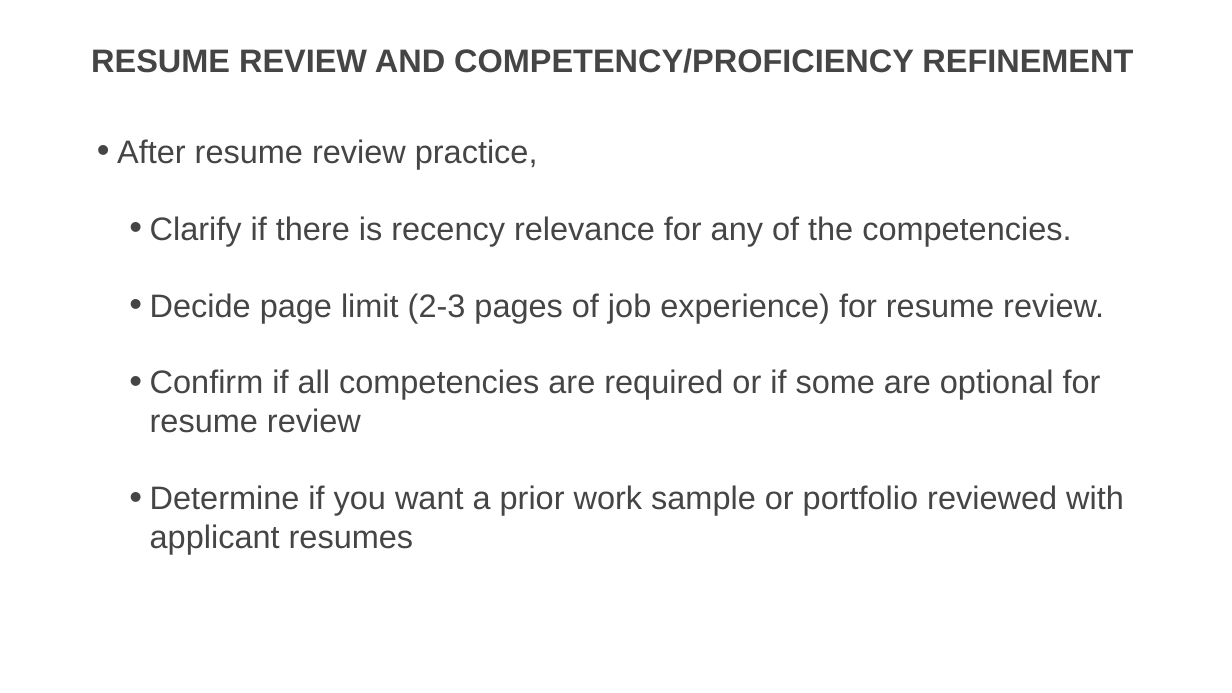
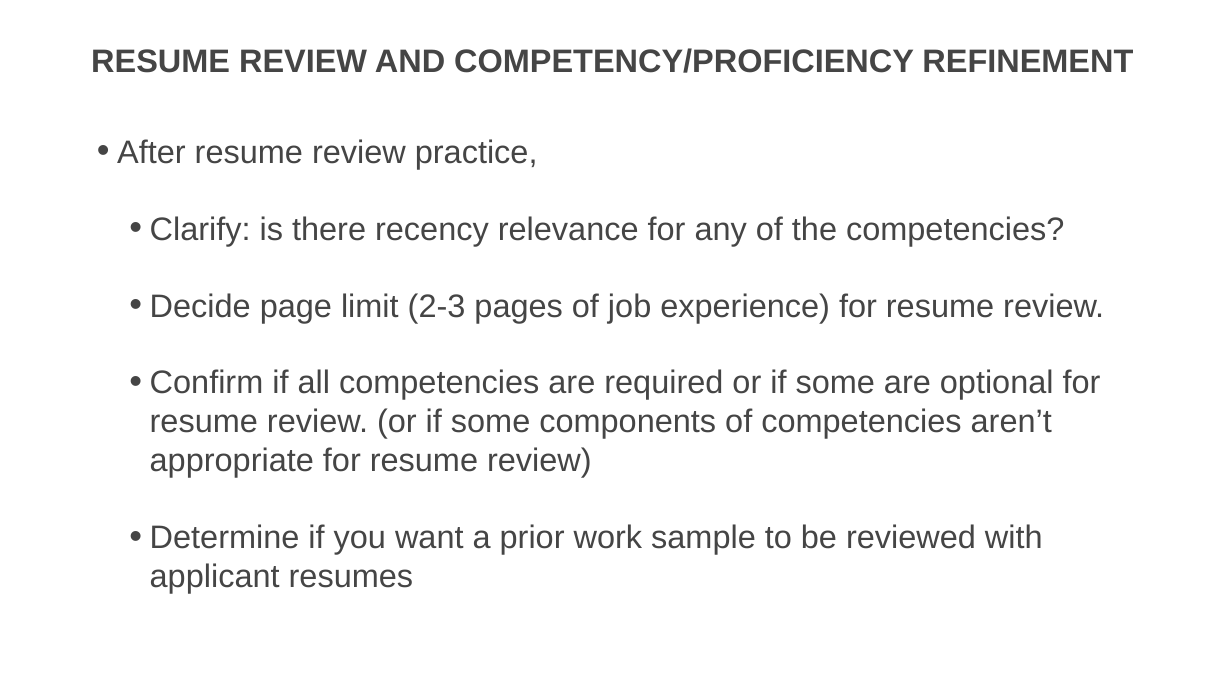
Before and after one commit to usds/SME-QA-Website, a slide deck: slide 42 of toolkit/job-analysis/job-analysis-presentation.pptx (slide 34 before the commit). Drawn at 1232x693 pixels with LibreOffice and Linux fonts; fonts in the diff are those of the drawing. Boxes give left, top, right and bottom in pixels: in the first picture for what was removed or moved away, otherwise in the second. Text is boxed around its words. In the diff, an @@ line names an element or a change of style, - is before the commit and + after.

```diff
--- a/toolkit/job-analysis/job-analysis-presentation.pptx
+++ b/toolkit/job-analysis/job-analysis-presentation.pptx
@@ text at (150, 216, 1064, 246): text changed @@
-  • Clarify if there is recency relevance for any of the competencies.
+  • Clarify: is there recency relevance for any of the competencies?
@@ text at (150, 369, 1101, 593): text changed @@
-  • Confirm if all competencies are required or if some are optional for resume review
-  • Determine if you want a prior work sample or portfolio reviewed with applicant resumes
+  • Confirm if all competencies are required or if some are optional for resume review. (or if some components of competencies aren’t appropriate for resume review)
+  • Determine if you want a prior work sample to be reviewed with applicant resumes
```
Also in this commit, not shown: 29 other slides changed, 11 slides added, 1 slide removed, 1 other file.
